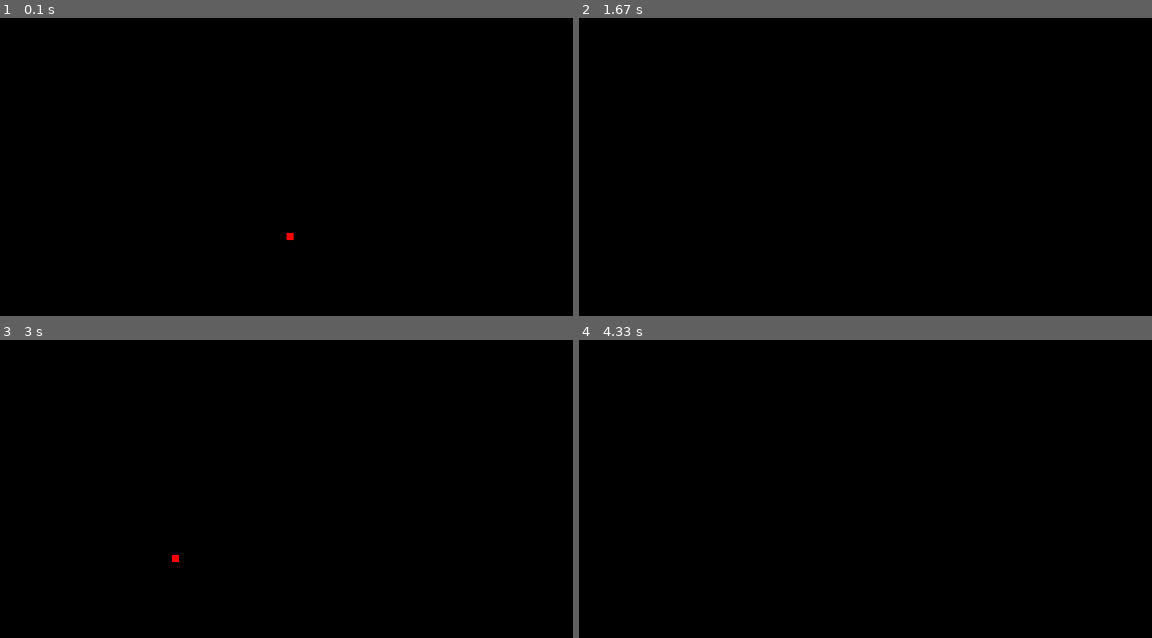
Above: before the commit, frames 1-4 (two rows, left to right).
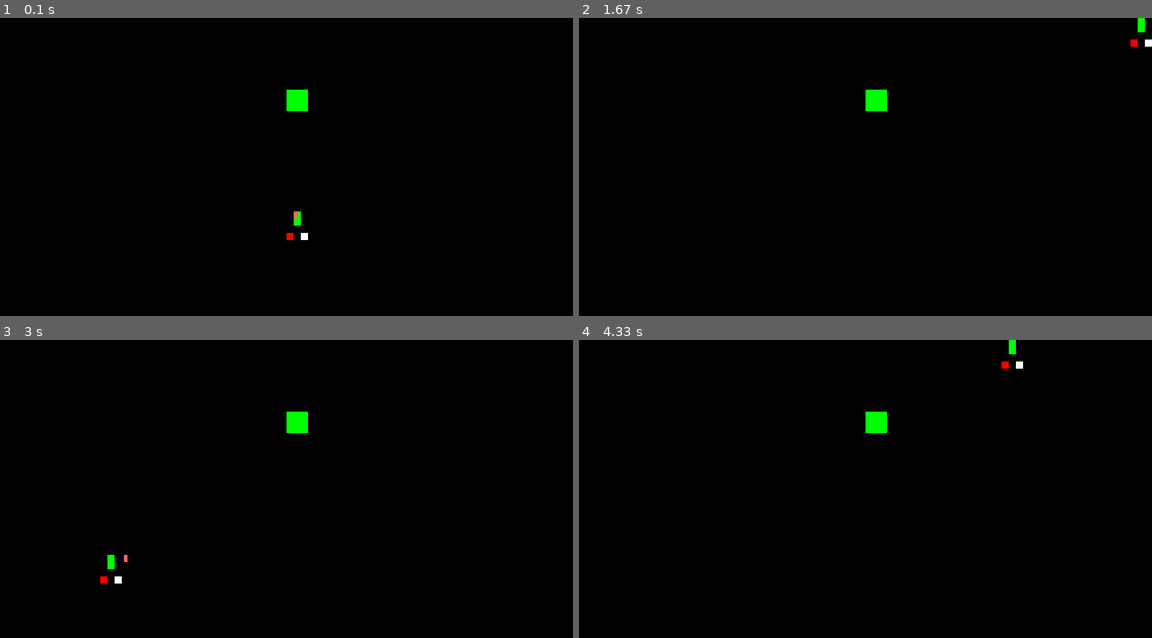
Above: after the commit, the same moments.

Repository: FiveOfSeven/adventureOfTim
Game: pygame game, started from pygame1.py
The game is run twice, just before and just after one commit, with the same random seed, the same clock (stepped at 60 frames per second) and the same inputs. The source is Python 2; it was converted automatically to run under Python 3.
Inputs:
- Up to frame 1 (0.1 s): no input
- Up to frame 2 (1.67 s): tap Space at 0.33, 0.73, 1.03, 1.23 s; hold D 0.67-1.13 s; hold W 1.17-1.47 s
- Up to frame 3 (3 s): hold A 2-2.53 s; tap Space at 2.07, 2.37, 2.63, 2.97 s; hold S 2.57-2.87 s; hold A from 2.9 s (still down)
- Up to frame 4 (4.33 s): tap Space at 3.27, 3.4, 3.8, 4.1 s; release A at 3.3 s; hold W 3.33-3.7 s; hold D from 3.73 s (still down)

The runs differ from the first frame. In frame 1, 0.4% of the frame differs, in the area x 50-54%, y 24-75%; in frame 2, 0.4%; in frame 3, 0.4%, in the area x 17-54%, y 24-82%; in frame 4, 0.4%.

Commit message:
saving changes josh didn't save

Diff:
--- a/pygame1.py
+++ b/pygame1.py
@@ -4,15 +4,21 @@
 
 pygame.init()
 
+
+
+
+
+pink = (255, 100, 100)
 white = (255,255,255)
 black = (0,0,0)
 red = (255,0,0)
-
+green = (0, 255, 0)
 position = [400, 300]
 userInput = "no input"
-
-
-
+bullet_pos = [position[0] + 10, position[1] - 30, 5, 10]
+bullet_bool = False
+bullet_time = 80
+enemy_pos = [400, 100]
 gameDisplay = pygame.display.set_mode((800,600))
 pygame.display.set_caption('game_of_the_bloxx')
 
@@ -25,34 +31,43 @@
 			gameExit = True
 	gameDisplay.fill(black)
 	pygame.draw.rect(gameDisplay, red, [position[0], position[1], 10, 10])
-
+	pygame.draw.rect(gameDisplay, white, [position[0] + 20, position[1], 10, 10])
+	pygame.draw.rect(gameDisplay, green, [position[0] + 10, position[1] - 30, 10, 20])
+        pygame.draw.rect(gameDisplay, green, [enemy_pos[0], enemy_pos[1], 30, 30])
+        pygame.draw.rect(gameDisplay, pink, [bullet_pos[0], bullet_pos[1], bullet_pos[2], bullet_pos[3]])
 	time.sleep(.01)
 	pressed = pygame.key.get_pressed()
+	if bullet_bool:
+		bullet_pos[1] = bullet_pos[1] - 10
+		bullet_time = bullet_time - 1
+		if bullet_time <= 0:
+			bullet_bool = False
+			bullet_time = 80
+
+	if pressed[pygame.K_SPACE] and bullet_bool == False:
+		bullet_bool = True
+		bullet_pos[1] = position[1] - 20
+		bullet_pos[0] = position[0] + 13
+
+
 	if pressed[pygame.K_w]:
 		position[1] = position[1] - 10
+        if position[1] <= 30:
+            position[1] = 30
 	if pressed[pygame.K_s]:
 		position[1] = position[1] + 10
+        if position[1] >= 590:
+            position[1] = 590
 	if pressed[pygame.K_a]:
 		position[0] = position[0] - 10
+	if position[0] <= 0:
+		position[0] = 0
 	if pressed[pygame.K_d]:
 		position[0] = position[0] + 10
+	if position[0] >= 770:
+		position[0] = 770
+
+        bullet_pos[0]
 
 
-
-
-
-
-
-
-
-#	if event.type == pygame.KEYDOWN:
-#		if event.key == pygame.K_d:
-#			position[0] = position[0] + 10
-#		if event.key == pygame.K_a:
-#			position[0] = position[0] - 10
-#		if event.key == pygame.K_w:
-#			position[1] = position[1] - 10
-#		if event.key == pygame.K_s:
-#			position[1] = position[1] + 10
-
 	pygame.display.update()
